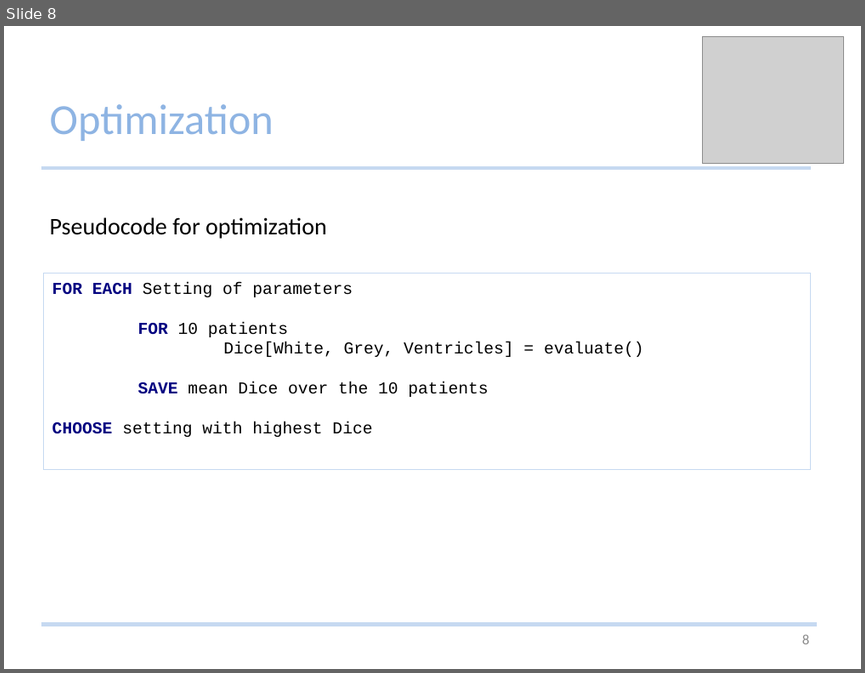
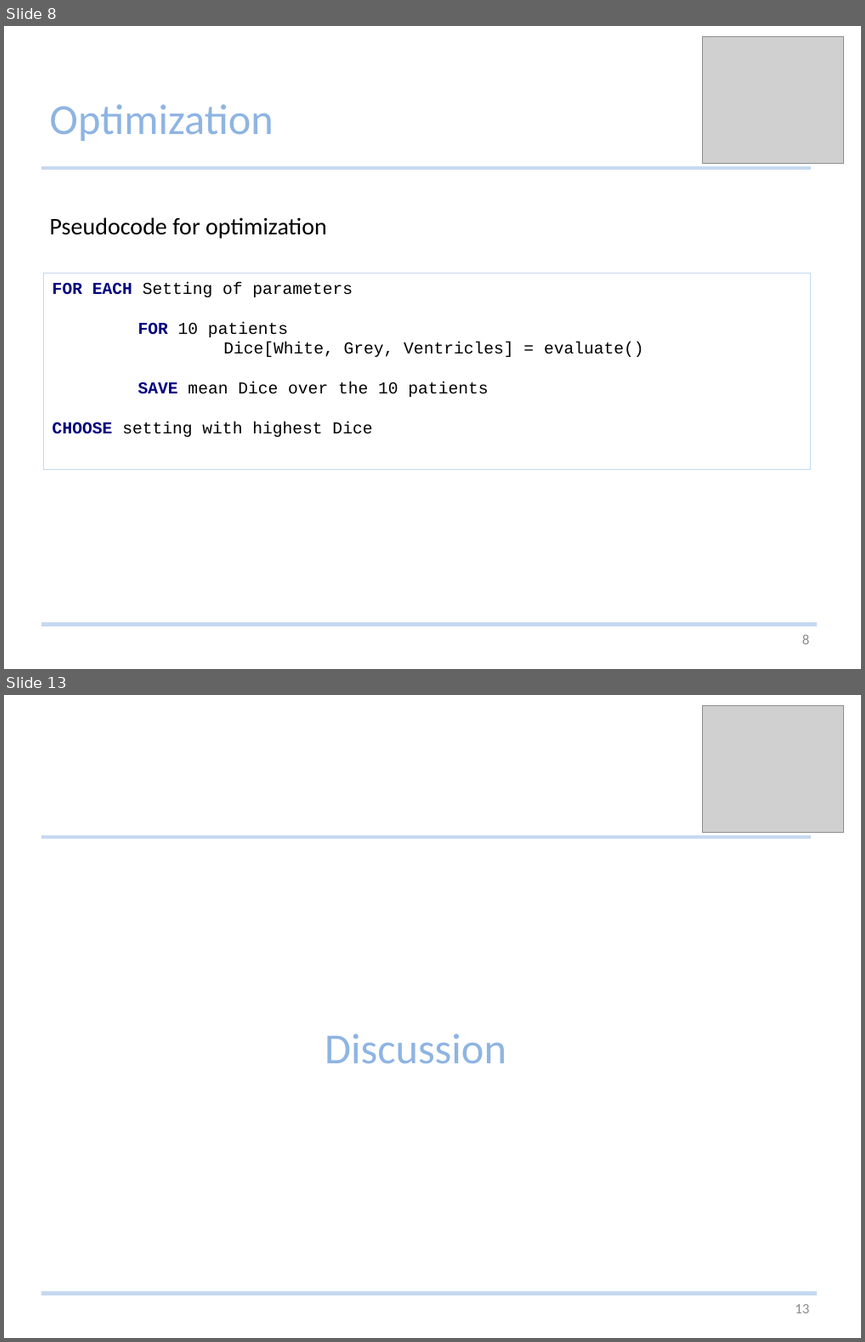
Before and after one commit to Studijacob/MIALab, a slide deck: wd/Documentation/MIALab presentation.pptx. Shown one above the other, each under a label of ours: slide 8 before the commit, slides 8 and 13 after it; the slides between them are not shown. The pictures are 865x673 and 865x1342 pixels, drawn with LibreOffice and Linux fonts; fonts in the diff are those of the drawing; grey boxes stand for pictures. Boxes give left, top, right and bottom in pixels: in the first picture for what was removed or moved away, otherwise in the second. Text is boxed around its words. In the diff, an @@ line names an element or a change of style, - is before the commit and + after.

```diff
--- a/wd/Documentation/MIALab presentation.pptx
+++ b/wd/Documentation/MIALab presentation.pptx
@@ slide 13 added at [4,695,861,1338], background #FFFFFF @@
@@ picture added at [703,706,844,833] @@
@@ line added from (41, 836) to (811, 836), #C6D9F1 3 pt @@
@@ text added at [324,1033,506,1063], 36 pt, text #8EB4E3 @@
+Discussion
@@ line added from (41, 1293) to (817, 1293), #C6D9F1 3 pt @@
@@ page number added at [794,1304,809,1313], 12 pt, text #8C8C8C @@
+13
```
Also in this commit, not shown: 12 slides changed, 5 other slides added, 1 slide removed.
